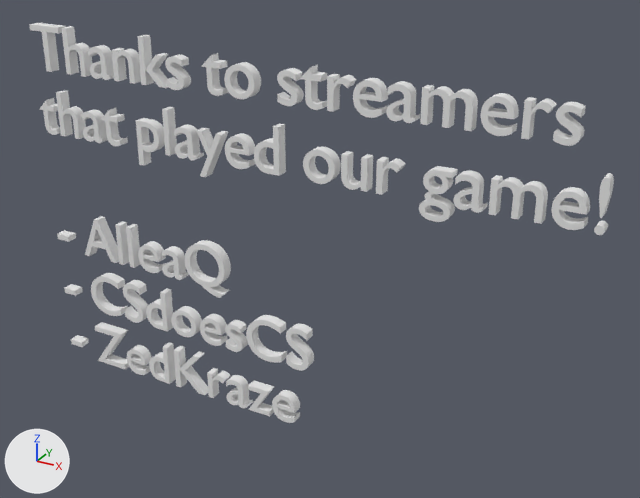
Before and after pictures for a commit that changed the OBJ model Assets/Art/3D/streamers list.obj.
Rendered twice from a 50 mm lens placed at (0.642, -1.025, 2.798), pointed at (0.031, 0.086, 2.242). The lights are fixed; the arrows at lower left show +X, +Y and +Z. Where no turn or scale is listed for an object, it has been applied to the vertices.

The scene before the commit, as lines of its bpy script (objects in view):
```python
me_text_010_cutext_000 = bpy.data.meshes.new('Text.010_CUText.000')
me_text_010_cutext_000.from_pydata(...)  # 10138 vertices, 15063 faces; spans x -0.478..0.462, y 0.031..0.05, z 1.942..2.553
me_text_010_cutext_000.materials.append(mat_none)  # white #e7e7e7
ob_text_010_cutext_000 = bpy.data.objects.new('Text.010_CUText.000', me_text_010_cutext_000)
ob_text_010_cutext_000.location = (0.0, 0.0, 0.0)
```
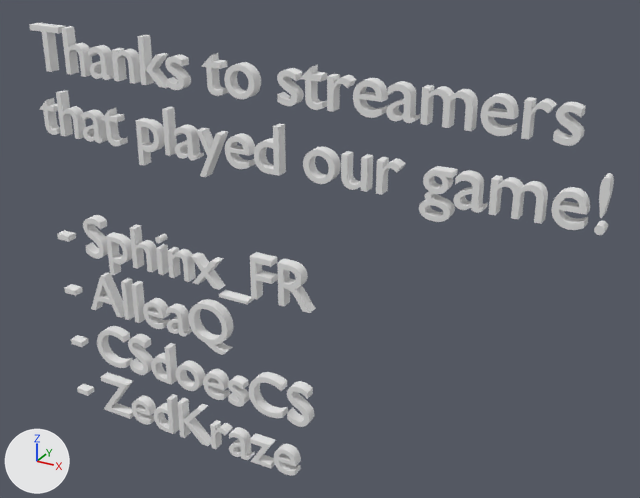
Commit message: updated streamers name

What differs and where, as boxes (x1, y1, x2, y2) in the pictures (640 x 498 px; the box of a moved part takes in the faces that stretch with it):
'Text.010_CUText.000', reshaped (13% taller): before (29, 23, 614, 423); after (29, 23, 614, 476)
part 1 of me_text_010_cutext_000, added: after (274, 444, 301, 476)
part 2 of me_text_010_cutext_000, added: after (250, 433, 275, 469)
part 3 of me_text_010_cutext_000, added: after (229, 427, 255, 460)
part 4 of me_text_010_cutext_000, added: after (210, 420, 233, 449)
part 5 of me_text_010_cutext_000, moved or reshaped: before (174, 346, 208, 395); after (177, 398, 211, 446)
part 6 of me_text_010_cutext_000, added: after (154, 394, 179, 434)
part 7 of me_text_010_cutext_000, added: after (132, 395, 156, 425)
part 8 of me_text_010_cutext_000, moved or reshaped: before (95, 322, 129, 369); after (101, 372, 134, 419)
part 9 of me_text_010_cutext_000, added: after (77, 384, 94, 396)
part 10 of me_text_010_cutext_000, added: after (175, 360, 205, 391)
part 11 of me_text_010_cutext_000, moved or reshaped: before (246, 315, 287, 363); after (97, 326, 133, 368)
part 12 of me_text_010_cutext_000, moved or reshaped: before (115, 221, 129, 265); after (121, 278, 135, 320)
part 13 of me_text_010_cutext_000, added: after (219, 290, 254, 305)
part 14 of me_text_010_cutext_000, added: after (156, 244, 169, 275)
part 15 of me_text_010_cutext_000, added: after (155, 233, 168, 244)
part 16 of me_text_010_cutext_000, added: after (106, 232, 132, 275)
part 17 of me_text_010_cutext_000, added: after (277, 258, 316, 313)
part 18 of me_text_010_cutext_000, added: after (250, 252, 278, 300)
part 19 of me_text_010_cutext_000, deleted: before (225, 320, 248, 352)
part 20 of me_text_010_cutext_000, deleted: before (286, 323, 314, 371)
part 21 of me_text_010_cutext_000, moved or reshaped: before (85, 216, 300, 423); after (83, 215, 314, 427)

The change, as a diff of the scene's bpy script:
```diff
--- a/Assets/Art/3D/streamers list.obj.py
+++ b/Assets/Art/3D/streamers list.obj.py
@@ me_text_010_cutext_000 @@
-me_text_010_cutext_000.from_pydata(...)  # 10138 vertices, 15063 faces; spans x -0.478..0.462, y 0.031..0.05, z 1.942..2.553
+me_text_010_cutext_000.from_pydata(...)  # 11118 vertices, 16497 faces; spans x -0.478..0.462, y 0.031..0.05, z 1.834..2.553
+# me_text_010_cutext_000 part 1: the loose piece of 198 vertices spanning x -0.03..0.014, y 0.031..0.05, z 1.942..1.992 is copied, and the copy is moved by (0.0, 0.0, -0.107); it spans x -0.03..0.014, y 0.031..0.05, z 1.834..1.884
+# me_text_010_cutext_000 part 2: the loose piece of 16 vertices spanning x -0.078..-0.035, y 0.031..0.05, z 1.943..1.991 is copied, and the copy is moved by (0.0, 0.0, -0.107); it spans x -0.078..-0.035, y 0.031..0.05, z 1.835..1.883
+# me_text_010_cutext_000 part 3: the loose piece of 348 vertices spanning x -0.122..-0.081, y 0.031..0.05, z 1.942..1.992 is copied, and the copy is moved by (0.0, 0.0, -0.107); it spans x -0.122..-0.081, y 0.031..0.05, z 1.834..1.884
+# me_text_010_cutext_000 part 4: the loose piece of 110 vertices spanning x -0.16..-0.125, y 0.031..0.05, z 1.943..1.992 is copied, and the copy is moved by (0.0, 0.0, -0.107); it spans x -0.16..-0.125, y 0.031..0.05, z 1.835..1.884
+# me_text_010_cutext_000 part 5: the loose piece of 22 vertices spanning x -0.23..-0.167, y 0.031..0.05, z 1.943..2.016 is moved by (0.0, 0.0, -0.107)
+# me_text_010_cutext_000 part 6: the loose piece of 156 vertices spanning x -0.288..-0.244, y 0.031..0.05, z 1.943..2.016 is copied, and the copy is moved by (0.0, 0.0, -0.107); it spans x -0.288..-0.244, y 0.031..0.05, z 1.835..1.908
+# me_text_010_cutext_000 part 7: the loose piece of 198 vertices spanning x -0.34..-0.296, y 0.031..0.05, z 1.942..1.992 is copied, and the copy is moved by (0.0, 0.0, -0.107); it spans x -0.34..-0.296, y 0.031..0.05, z 1.834..1.884
+# me_text_010_cutext_000 part 8: the loose piece of 16 vertices spanning x -0.412..-0.346, y 0.031..0.05, z 1.943..2.016 is moved by (0.0, 0.0, -0.107)
+# me_text_010_cutext_000 part 9: a new loose piece, a box spanning x -0.4736..-0.4475, y 0.0315..0.0499, z 1.8539..1.8639, in mat_none (white #e7e7e7)
+# me_text_010_cutext_000 part 10: the loose piece of 192 vertices spanning x -0.229..-0.178, y 0.031..0.05, z 2.049..2.099 is copied, and the copy is moved by (0.0, 0.0, -0.107); it spans x -0.229..-0.178, y 0.031..0.05, z 1.942..1.992
+# me_text_010_cutext_000 part 11: the loose piece of 196 vertices spanning x -0.076..-0.01, y 0.031..0.05, z 2.049..2.124 is moved by (-0.332, 0.0, -0.107)
+# me_text_010_cutext_000 part 12: the loose piece of 8 vertices spanning x -0.335..-0.325, y 0.031..0.05, z 2.158..2.231 is moved by (0.0, 0.0, -0.107)
+# me_text_010_cutext_000 part 13: a new loose piece, a box spanning x -0.1264..-0.0714, y 0.0315..0.0499, z 2.1441..2.1495, in mat_none (white #e7e7e7)
+# me_text_010_cutext_000 part 14: a new loose piece, a box spanning x -0.2497..-0.2402, y 0.0315..0.0499, z 2.1575..2.2058, in mat_none (white #e7e7e7)
+# me_text_010_cutext_000 part 15: a new loose piece, a 48-sided cylinder along y spanning x -0.251..-0.239, y 0.031..0.05, z 2.215..2.226, in mat_none (white #e7e7e7)
+# me_text_010_cutext_000 part 16: the loose piece of 156 vertices spanning x -0.271..-0.227, y 0.031..0.05, z 2.348..2.421 is copied, and the copy is moved by (-0.087, 0.0, -0.215); it spans x -0.358..-0.314, y 0.031..0.05, z 2.133..2.206
+# me_text_010_cutext_000 part 17: a new loose piece of 188 vertices spanning x -0.013..0.043, y 0.031..0.05, z 2.158..2.231, in mat_none (white #e7e7e7)
+# me_text_010_cutext_000 part 18: a new loose piece of 20 vertices spanning x -0.064..-0.025, y 0.031..0.05, z 2.158..2.231, in mat_none (white #e7e7e7)
+# me_text_010_cutext_000 part 19: the loose piece of 268 vertices spanning x -0.118..-0.085, y 0.031..0.05, z 2.049..2.099 is deleted
+# me_text_010_cutext_000 part 20: the loose piece of 244 vertices spanning x -0.001..0.041, y 0.031..0.05, z 2.049..2.124 is deleted
+# me_text_010_cutext_000 part 21: 36 vertices moved within x -0.389..-0.1, y 0.031..0.05, z 1.943..2.198; 2722 vertices removed from x -0.413..0.014, y 0.031..0.05, z 1.942..2.232; 2512 vertices added at x -0.413..0.041, y 0.031..0.05, z 1.942..2.232
 me_text_010_cutext_000.materials.append(mat_none)
```
